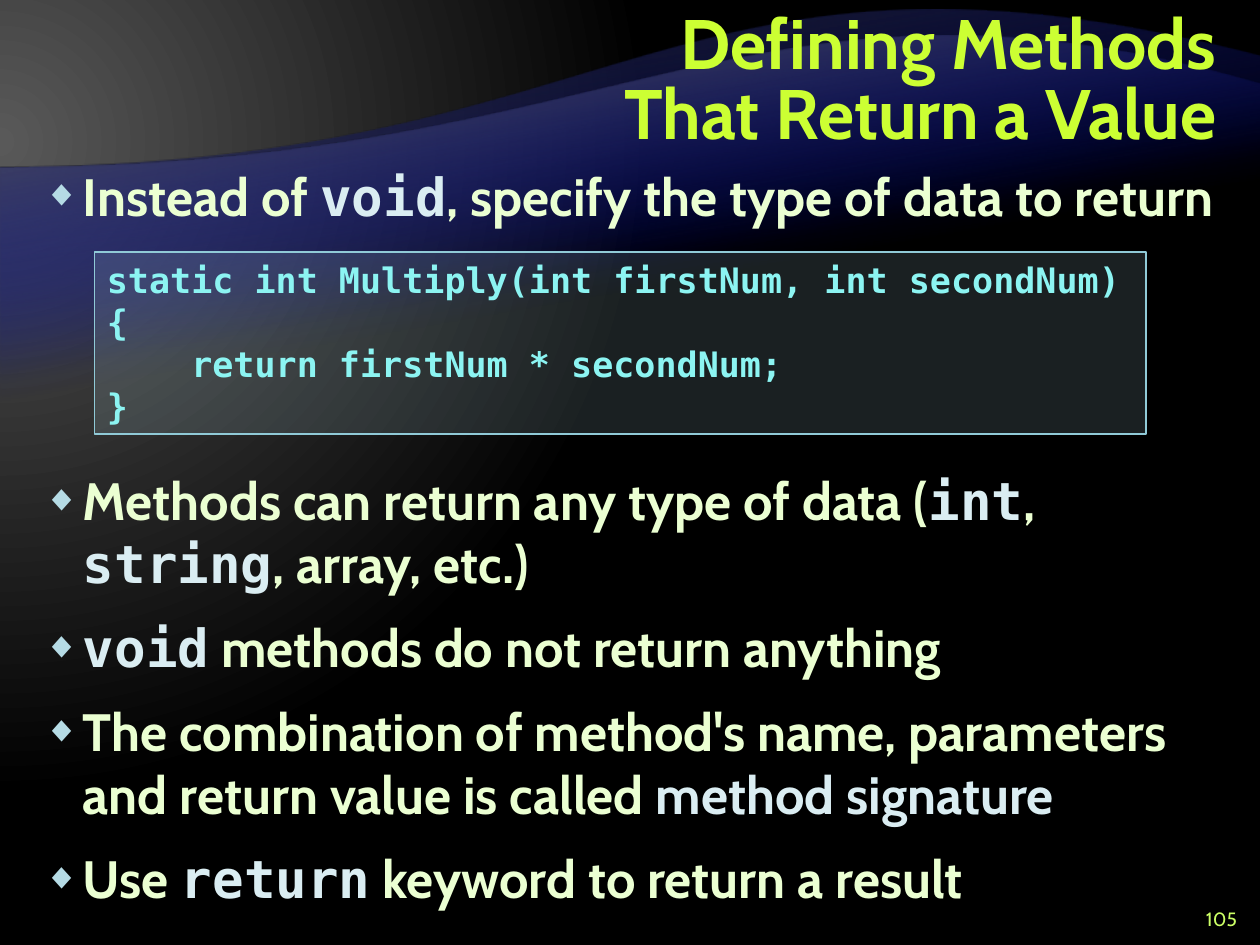
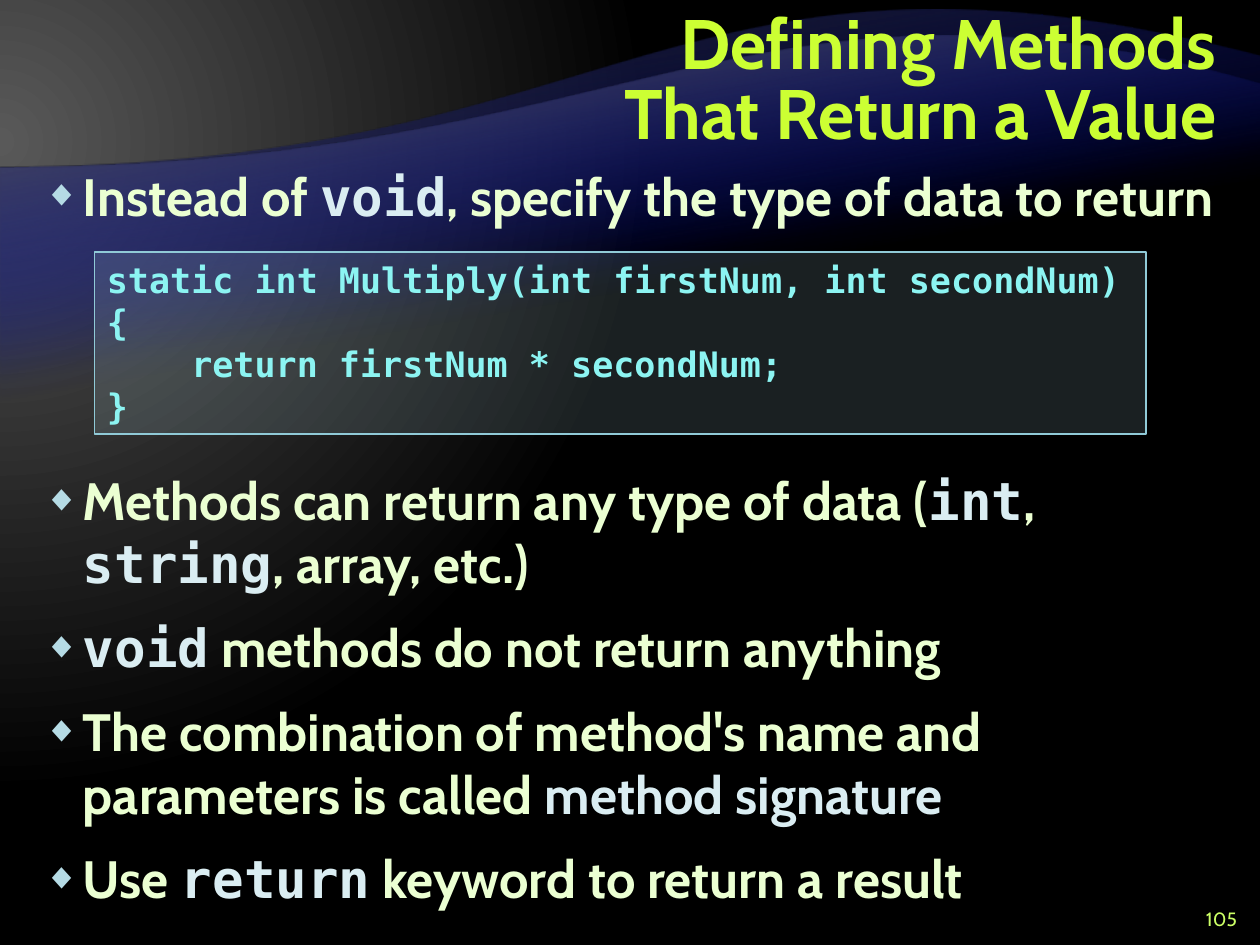
Before and after one commit to Lockheed01/aspnet-mvc-course, a slide deck: slide 105 of Lectures/2. CSharp Language Overview - Part I/CSharp Language Overview - Part I.pptx. Drawn at 1260x945 pixels with LibreOffice and Linux fonts; fonts in the diff are those of the drawing; background and template pictures are left out. Boxes give left, top, right and bottom in pixels: in the first picture for what was removed or moved away, otherwise in the second. Text is boxed around its words. In the diff, an @@ line names an element or a change of style, - is before the commit and + after.

```diff
--- a/Lectures/2. CSharp Language Overview - Part I/CSharp Language Overview - Part I.pptx
+++ b/Lectures/2. CSharp Language Overview - Part I/CSharp Language Overview - Part I.pptx
@@ text at [83,711,982,826]: text changed @@
-◆ The combination of method's name, parameters and return value is called method signature
+◆ The combination of method's name and parameters is called method signature
```
Also in this commit, not shown: 3 slides added, 1 slide removed.
